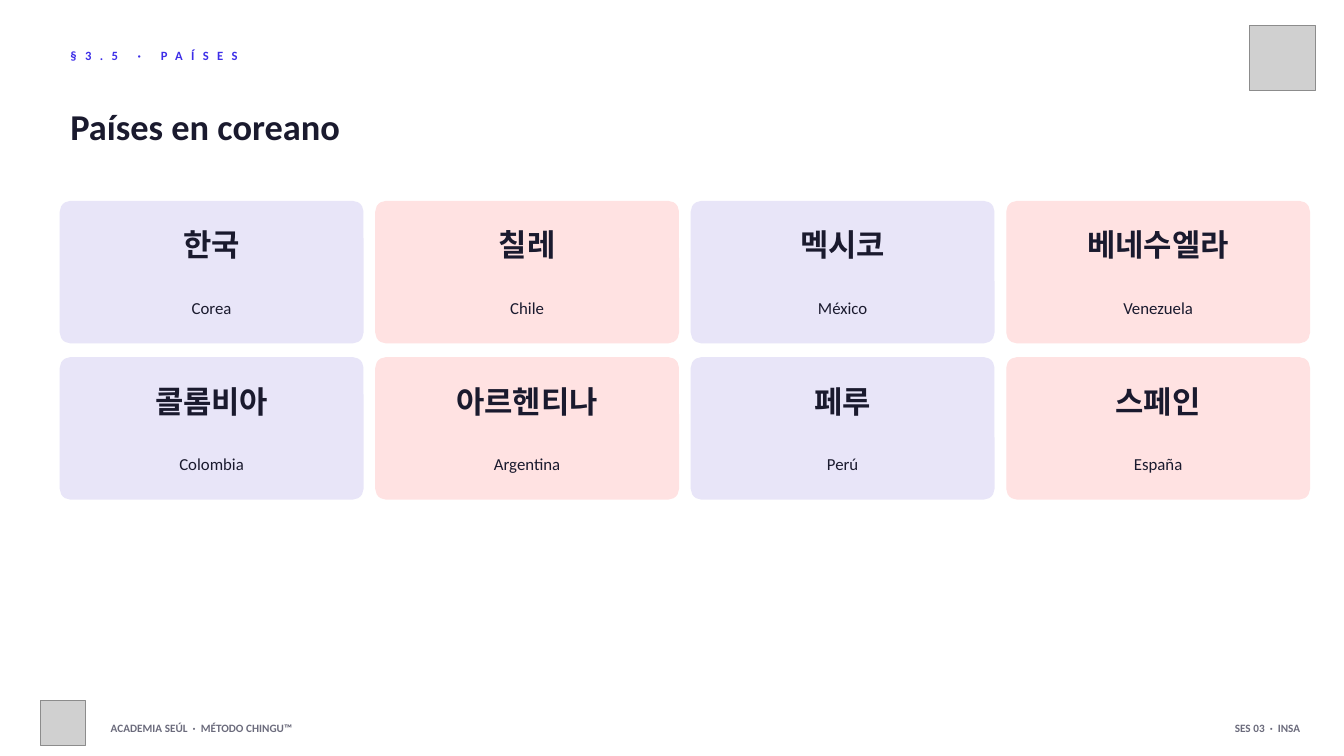
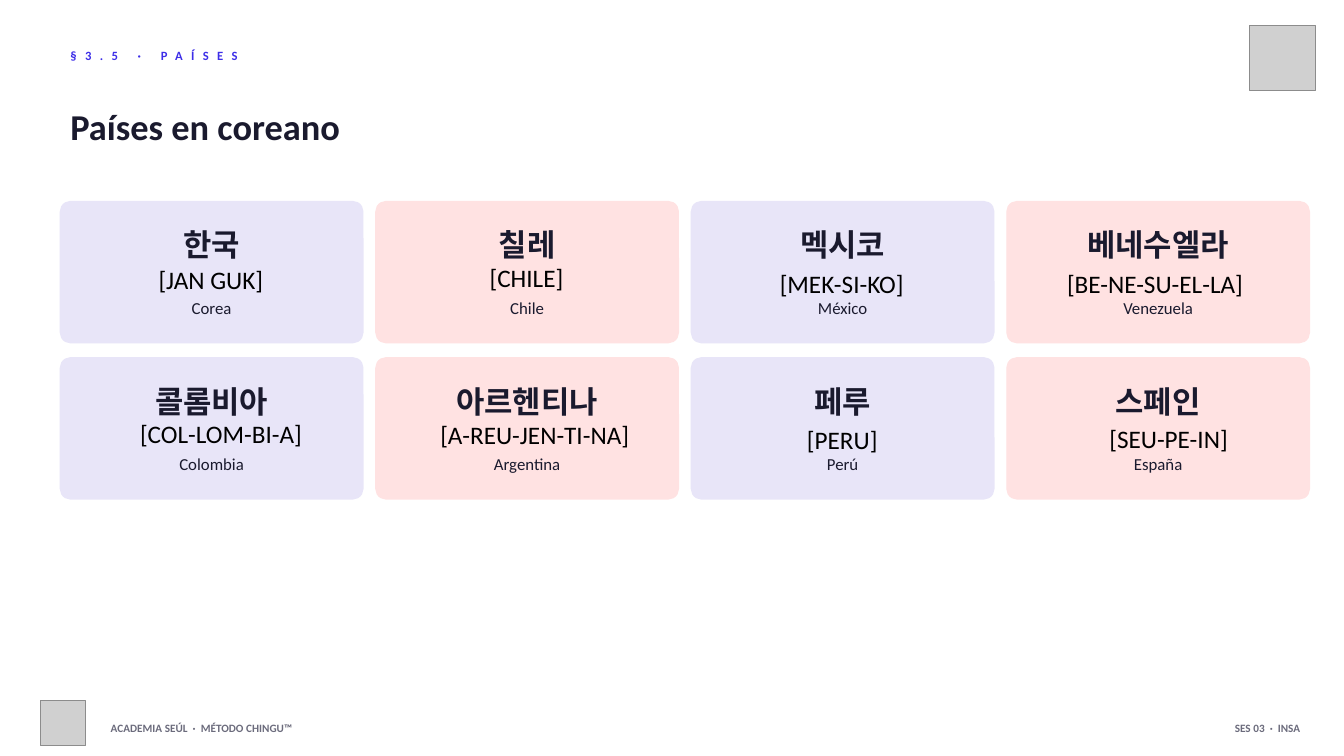
Before and after one commit to academiaseul/ACADEMIASEULWEB, a slide deck: slide 21 of A1_Nivel_1/03_Saludos/Sesion_03_Saludos.pptx (slide 10 before the commit). Drawn at 1344x756 pixels with LibreOffice and Linux fonts; fonts in the diff are those of the drawing; grey boxes stand for pictures. Boxes give left, top, right and bottom in pixels: in the first picture for what was removed or moved away, otherwise in the second. Text is boxed around its words. In the diff, an @@ line names an element or a change of style, - is before the commit and + after.

```diff
--- a/A1_Nivel_1/03_Saludos/Sesion_03_Saludos.pptx
+++ b/A1_Nivel_1/03_Saludos/Sesion_03_Saludos.pptx
@@ text added at <box>490,268,564,291</box>, 18 pt, text #000000 @@
+[CHILE]
@@ text added at <box>159,270,263,293</box>, 18 pt, text #000000 @@
+[JAN GUK]
@@ text added at <box>780,274,904,297</box>, 18 pt, text #000000 @@
+[MEK-SI-KO]
@@ text added at <box>1067,274,1243,297</box>, 18 pt, text #000000 @@
+[BE-NE-SU-EL-LA]
@@ text added at <box>140,424,302,447</box>, 18 pt, text #000000 @@
+[COL-LOM-BI-A]
@@ text added at <box>440,425,629,448</box>, 18 pt, text #000000 @@
+[A-REU-JEN-TI-NA]
@@ text added at <box>807,430,878,453</box>, 18 pt, text #000000 @@
+[PERU]
@@ text added at <box>1109,429,1227,452</box>, 18 pt, text #000000 @@
+[SEU-PE-IN]
```
Also in this commit, not shown: 13 other slides changed, 13 slides added, 12 other files.
